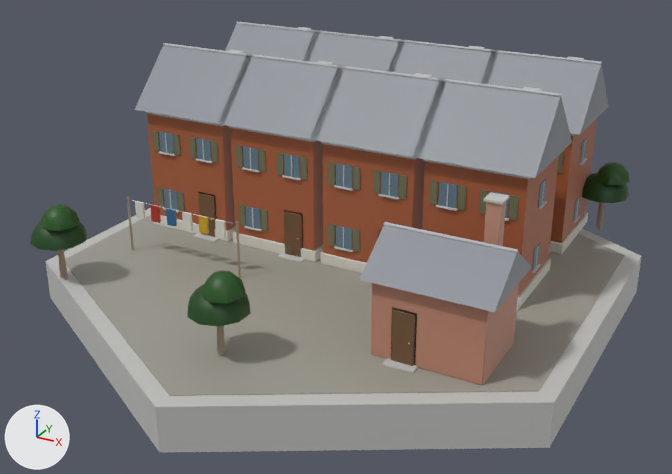
Before and after pictures for a commit that changed the glTF model native/godot/assets/art/blender/workerHouse.glb.
Before and after are seen from a camera (50 mm lens) standing at (16.5, -30.8, 16.4) and looking at (0.0, -0.8, 1.4). The lights are fixed; the arrows at lower left show +X, +Y and +Z. The first picture is the older version. Vertices at exactly the same position are counted once.

Objects in the first picture: 'brick', 'glass', 'leaf', 'metal', 'paint', 'pavers', 'plaster', 'roof_slate', 'stone', 'wall_concrete', 'wood' and 1 more.
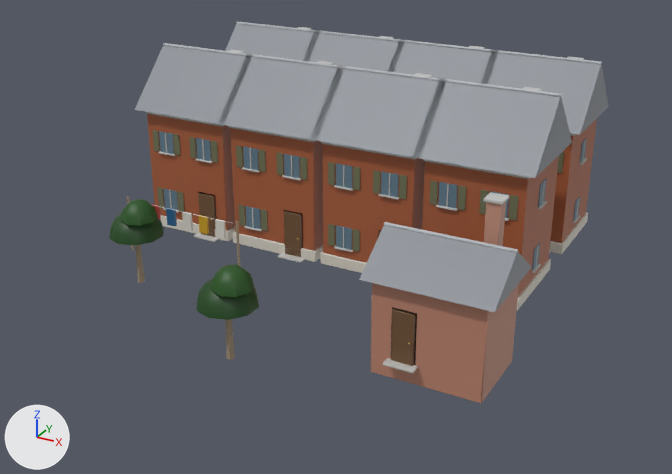
The edits, one by one:
me_brick is used by ob_brick; location (0.0, 0.0, 0.0).
me_brick had 240 vertices, 440 faces and spanned x -6.36..8.4, y -6.4..7.23, z 0.13..7.65.
me_brick now has 240 vertices, 440 faces and spans x -6.36..8.4, y -6.4..7.23, z -0.55..7.65.
me_brick part 1: all 12 vertices in x 4.4..8.4, y -6.4..-3.4, z 0.13..0.16 are moved by (0.0, 0.0, -0.68).
me_leaf is used by ob_leaf; location (0.0, 0.0, 0.0).
me_leaf had 198 vertices, 330 faces and spanned x -9.8..9.5, y -9.9..9.1, z 1.8..3.4.
me_leaf now has 198 vertices, 330 faces and spans x -7.5..7.1, y -9.4..6.8, z 1.8..3.4.
me_leaf part 2: the loose piece of 41 vertices spanning x 7.4..9.4, y 6.9..9.1, z 1.8..2.8 is moved by (-2.4, -2.3, 0.0).
me_leaf part 3: the loose piece of 25 vertices spanning x 8.0..9.5, y 7.1..8.5, z 2.6..3.4 is moved by (-2.4, -2.3, 0.0).
me_leaf part 4: the loose piece of 41 vertices spanning x -9.8..-7.8, y -8.1..-5.9, z 1.8..2.8 is moved by (2.3, 1.8, 0.0).
me_leaf part 5: the loose piece of 25 vertices spanning x -9.2..-7.7, y -7.9..-6.5, z 2.6..3.4 is moved by (2.3, 1.8, 0.0).
me_leaf part 6: the loose piece of 41 vertices spanning x -1.0..1.0, y -9.9..-7.7, z 1.8..2.8 is moved by (0.0, 0.5, 0.0).
me_leaf part 7: the loose piece of 25 vertices spanning x -0.4..1.1, y -9.7..-8.3, z 2.6..3.4 is moved by (0.0, 0.5, 0.0).
me_wall_concrete is used by ob_wall_concrete; location (0.0, 0.0, 0.0).
me_wall_concrete had 2428 vertices, 4300 faces and spanned x -10.7..10.7, y -12.3..12.3, z -1.6..7.8.
me_wall_concrete now has 2416 vertices, 4280 faces and spans x -9.3..7.9, y -6.8..8.6, z 0.1..7.8.
me_wall_concrete part 8: the loose piece of 12 vertices spanning x -10.7..10.7, y -12.3..12.3, z -1.6..0.1 is deleted.
me_wood is used by ob_wood; location (0.0, 0.0, 0.0).
me_wood had 666 vertices, 1084 faces and spanned x -8.9..8.5, y -8.9..8.1, z 0.1..4.5.
me_wood now has 666 vertices, 1084 faces and spans x -8.9..7.4, y -8.4..5.9, z -0.2..4.5.
me_wood part 9: the loose piece of 14 vertices spanning x 8.3..8.5, y 7.9..8.1, z 0.2..2.2 is scaled about its middle by (1, 1, 1.23), then moved by (-2.4, -2.3, -0.2).
me_wood part 10: the loose piece of 14 vertices spanning x -8.9..-8.7, y -7.1..-6.9, z 0.2..2.2 is scaled about its middle by (1, 1, 1.23), then moved by (2.3, 1.8, -0.2).
me_wood part 11: the loose piece of 14 vertices spanning x -0.1..0.1, y -8.9..-8.7, z 0.2..2.2 is scaled about its middle by (1, 1, 1.23), then moved by (0.0, 0.5, -0.2).
Object 'pavers' (ob_pavers) is deleted.

Boxes [x1, y1, x2, y2] around the edits, measured in the pictures (672 x 474 px; the box of a moved part takes in the faces that stretch with it):
'pavers', deleted: before [65, 215, 625, 396]
'wall_concrete', reshaped (26% narrower, 19% shorter): before [45, 27, 642, 453]; after [145, 27, 587, 373]
'leaf', reshaped: before [30, 162, 630, 326]; after [109, 199, 259, 320]
'wood', reshaped (20% narrower): before [58, 130, 604, 366]; after [127, 130, 564, 366]
part 1 of me_brick, moved or reshaped: before [371, 283, 517, 385]; after [370, 283, 517, 403]
part 2 of me_leaf, moved or reshaped (not visible afterwards): before [582, 172, 629, 203]
part 3 of me_leaf, moved or reshaped (not visible afterwards): before [597, 162, 630, 185]
part 4 of me_leaf, moved or reshaped: before [30, 219, 87, 251]; after [109, 214, 164, 245]
part 5 of me_leaf, moved or reshaped: before [41, 204, 80, 231]; after [120, 199, 158, 226]
part 6 of me_leaf, moved or reshaped: before [187, 284, 251, 326]; after [197, 278, 259, 320]
part 7 of me_leaf, moved or reshaped: before [202, 270, 246, 304]; after [211, 265, 254, 297]
part 8 of me_wall_concrete, deleted: before [45, 208, 642, 453]
part 9 of me_wood, moved or reshaped (not visible afterwards): before [596, 202, 604, 229]
part 10 of me_wood, moved or reshaped: before [58, 249, 68, 278]; after [135, 244, 145, 283]
part 11 of me_wood, moved or reshaped: before [217, 326, 226, 355]; after [225, 319, 235, 360]
